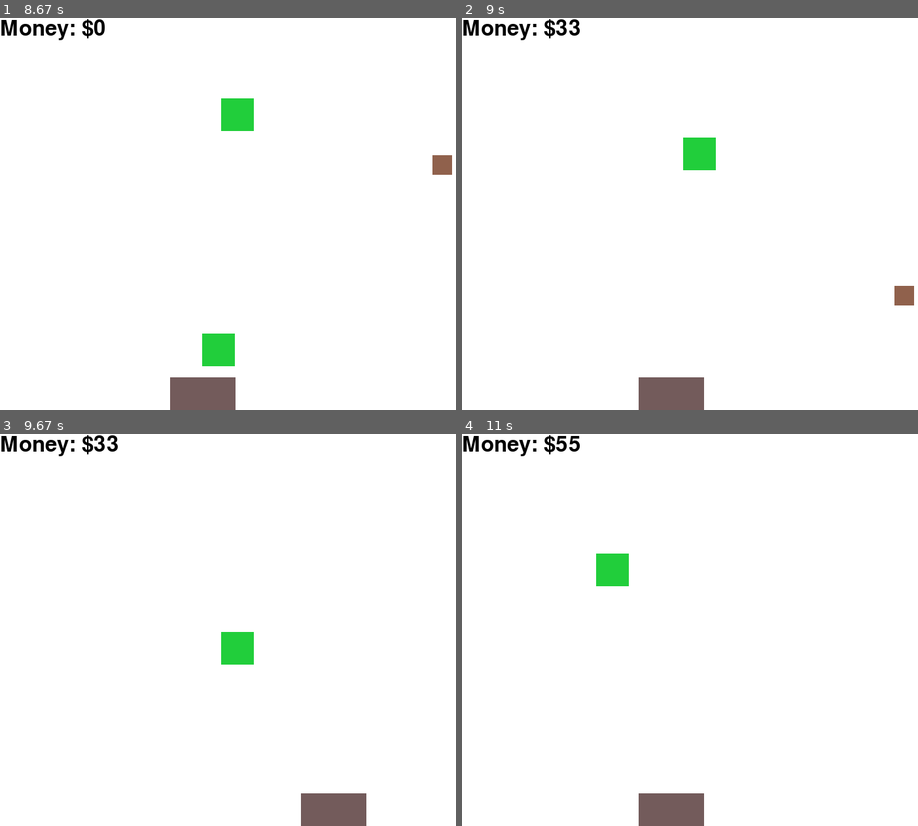
Above: before the commit, frames 1-4 (two rows, left to right).
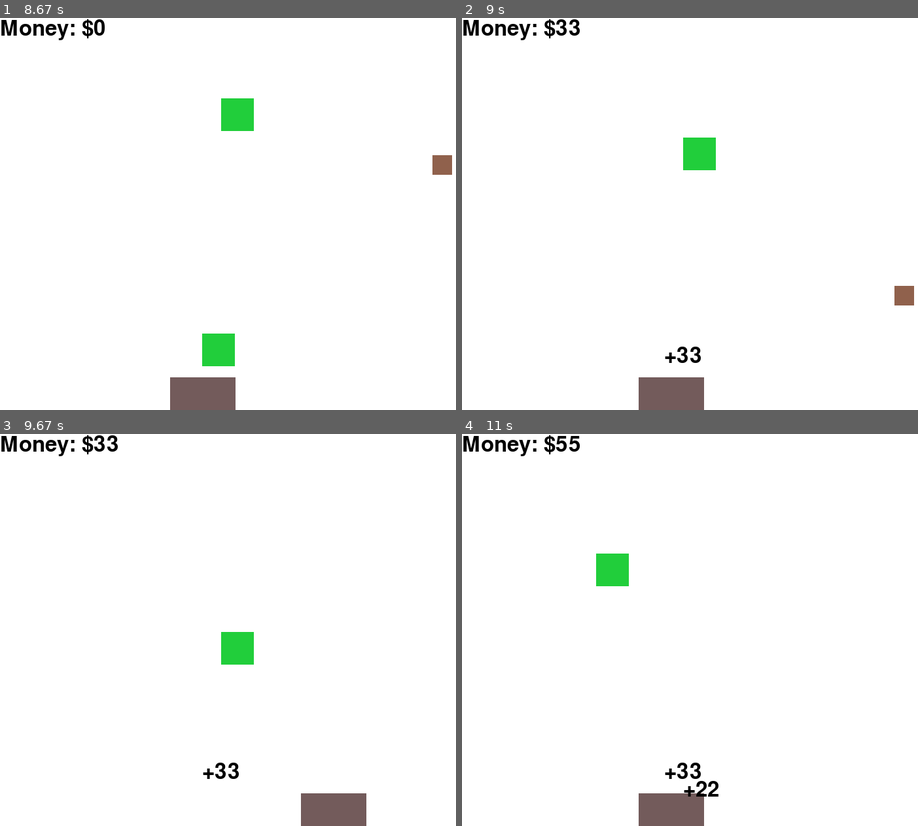
Above: after the commit, the same moments.

Repository: gnikkoch96/pygame-projects
Game: pygame game, started from test_game/main.py
Two runs of this game, one before a commit and one after it. Both use one fixed random seed, a clock stepped at 60 frames per second and the inputs below.
Inputs:
- Up to frame 1 (8.67 s): hold Left 0.33-0.87 s; hold Left 0.9-1.3 s; hold Right 1.33-1.97 s; hold Left 2-2.47 s; hold Right 2.5-2.97 s; hold Right 3-3.47 s; hold Left 3.5-4.03 s; hold Left 4.07-4.47 s; hold Right 4.5-5.13 s; hold Left 5.17-5.63 s; hold Right 5.67-6.13 s; hold Right 6.17-6.63 s; hold Left 6.67-7.2 s; hold Left 7.23-7.63 s; hold Right 7.67-8.3 s; hold Left from 8.33 s (still down)
- Up to frame 2 (9 s): release Left at 8.8 s; hold Right from 8.83 s (still down)
- Up to frame 3 (9.67 s): release Right at 9.3 s; hold Right from 9.33 s (still down)
- Up to frame 4 (11 s): release Right at 9.8 s; hold Left 9.83-10.37 s; hold Left 10.4-10.8 s; hold Right from 10.83 s (still down)

Frame 1 is identical in both runs. In frame 2, 0.1% of the frame differs, in the area x 44-53%, y 83-88%; in frame 3, 0.1%; in frame 4, 0.3%, in the area x 44-57%, y 83-93%.

Commit message:
feat: money earned is shown after each catch

Diff:
--- a/test_game/main.py
+++ b/test_game/main.py
@@ -45,8 +45,10 @@
 ROCK_LIST: List[List[Union[int, str]]] = []
 
 frame_count = 0
+score: int = 0
 
-score: int = 0
+# list of {'text': str, 'x': int, 'y': int, 'alpha': int, 'timer': int}
+animations: List[Dict[str, Union[str, int]]] = []
 
 def update():
     global frame_count, score
@@ -71,7 +73,17 @@
         money_rect = pygame.Rect(money[0], money[1], money[2], money[3])
         if bucket_rect.colliderect(money_rect):
             # update score
-            score += random.randint(10, 50)
+            earned = random.randint(10, 50)
+            score += earned
+
+            # add animation earned
+            animations.append({
+                'text': f"+{earned}",
+                'x': money[0],
+                'y': money[1],
+                'alpha': 255,
+                'timer': 180 # 3 seconds at 60FPS
+            })
 
             MONEY_LIST.remove(money)
         elif money[1] > SCREEN_HEIGHT:
@@ -123,6 +135,11 @@
     # render bucket
     pygame.draw.rect(screen, pygame.Color(bucket[4]), bucket[:4])
 
+    # render animations
+    for anim in animations:
+        text_surf = font.render(anim['text'], True, pygame.Color("#000000"))
+        text_surf.set_alpha(anim['alpha'])
+        screen.blit(text_surf, (anim['x'], anim['y']))
 
     text = font.render(f"Money: ${score}", True, pygame.Color("#000000"))
     screen.blit(text, (0, 0))
